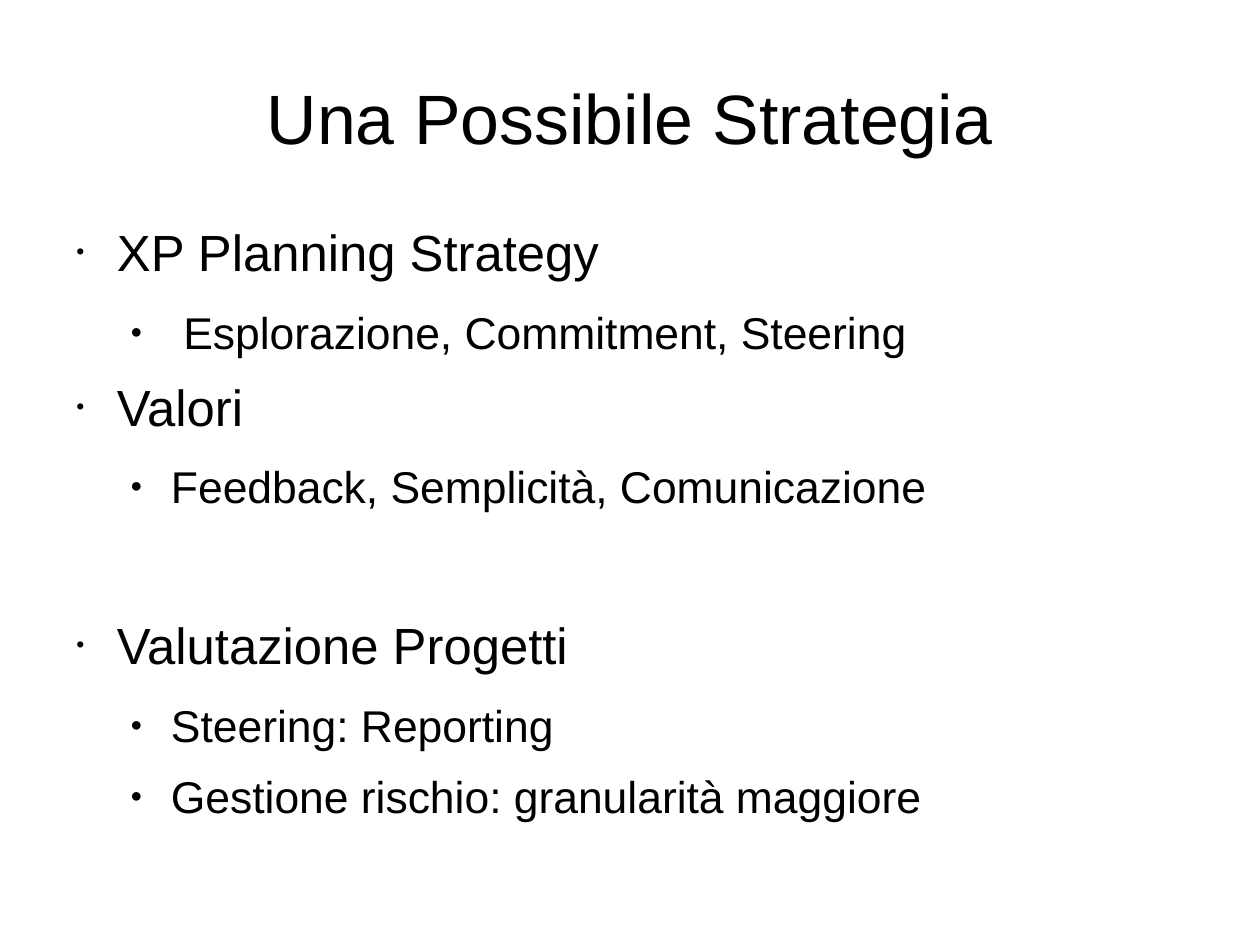
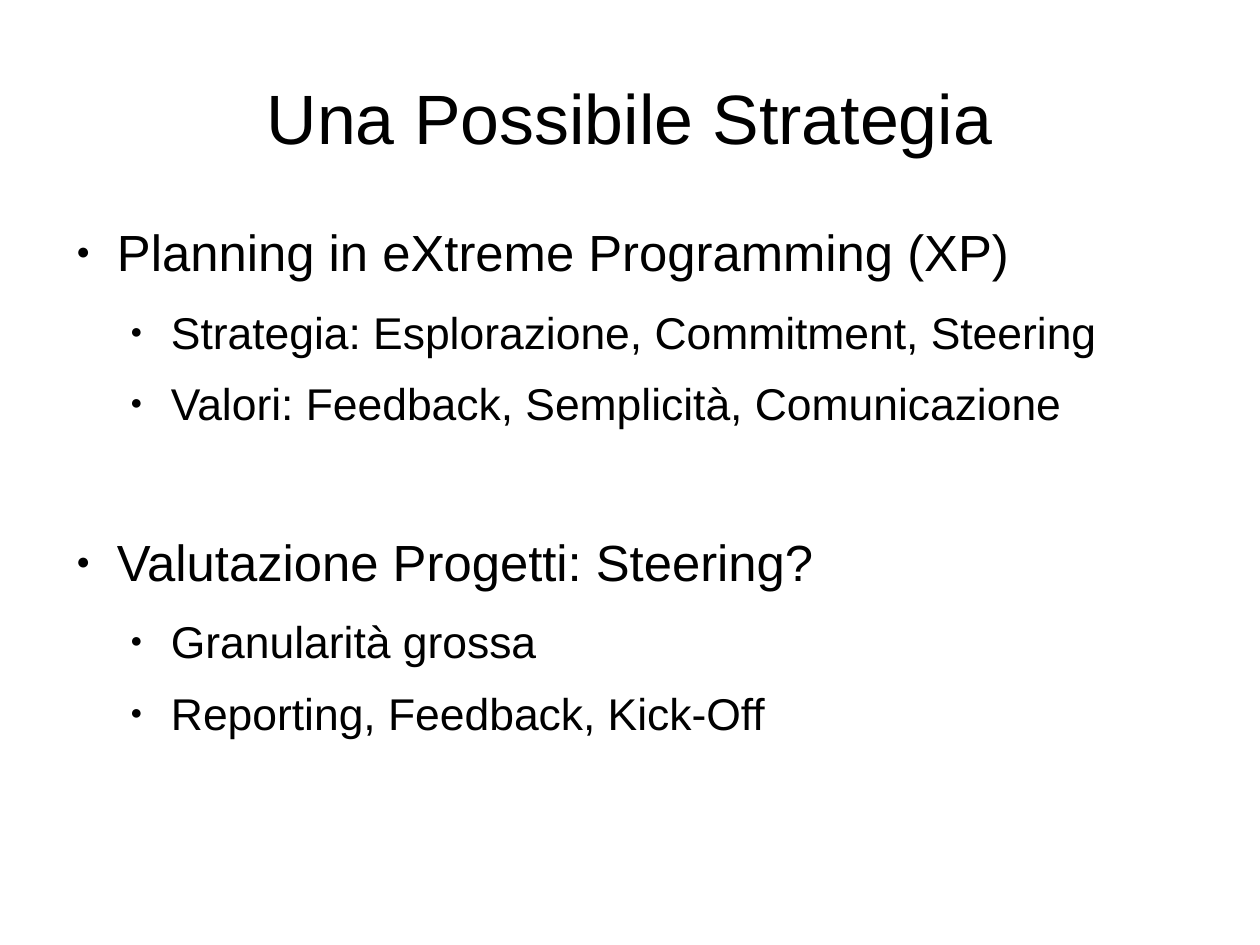
Before and after one commit to jfranzoi/my.presentations, a slide deck: slide 3 of 20121124-ExtremeProjectEvaluation/session.odp. Drawn at 1260x945 pixels with LibreOffice and Linux fonts; fonts in the diff are those of the drawing. Boxes give left, top, right and bottom in pixels: in the first picture for what was removed or moved away, otherwise in the second. Text is boxed around its words. In the diff, an @@ line names an element or a change of style, - is before the commit and + after.

Commit message:
minor changes

```diff
--- a/20121124-ExtremeProjectEvaluation/session.odp
+++ b/20121124-ExtremeProjectEvaluation/session.odp
@@ text at [117, 234, 1096, 739]: text changed @@
-• XP Planning Strategy
-  ● Esplorazione, Commitment, Steering
-• Valori
-  ● Feedback, Semplicità, Comunicazione
-• Valutazione Progetti
-  ● Steering: Reporting
-  ● Gestione rischio: granularità maggiore
+● Planning in eXtreme Programming (XP)
+  ● Strategia: Esplorazione, Commitment, Steering
+  ● Valori: Feedback, Semplicità, Comunicazione
+● Valutazione Progetti: Steering?
+  ● Granularità grossa
+  ● Reporting, Feedback, Kick-Off
```
Also in this commit, not shown: 5 other slides changed.
